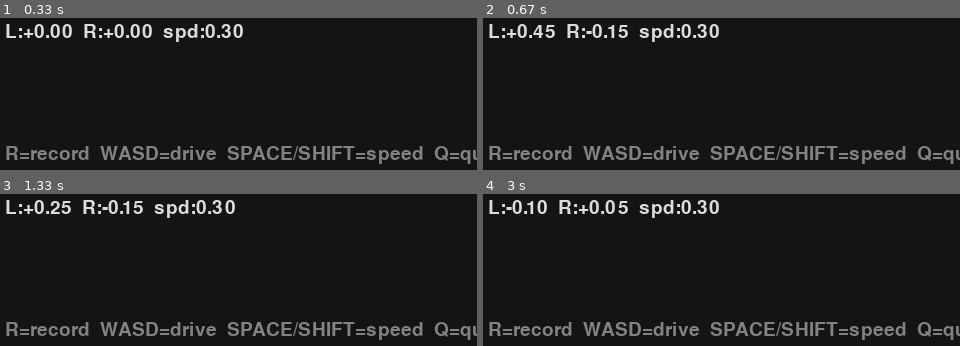
Above: before the commit, frames 1-4 (two rows, left to right).
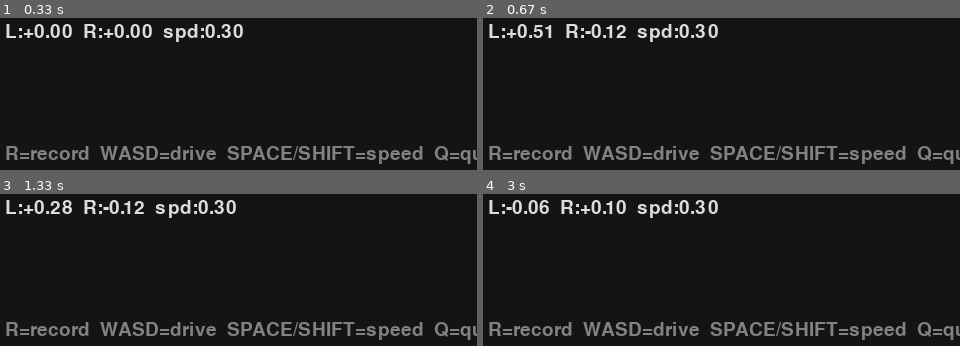
Above: after the commit, the same moments.

Repository: hchap1/drc
Game: pygame game, started from collect_data.py
Two runs of this game, one before a commit and one after it. Both use one fixed random seed, a clock stepped at 60 frames per second and the inputs below.
Inputs:
- Up to frame 1 (0.33 s): no input
- Up to frame 2 (0.67 s): hold D from 0.33 s (still down)
- Up to frame 3 (1.33 s): release D at 0.8 s; hold W 0.83-1.13 s; hold D from 1.17 s (still down)
- Up to frame 4 (3 s): release D at 1.63 s; hold A 1.67-2.2 s; hold S 2.23-2.53 s; hold A 2.57-2.97 s

Frame 1 is identical in both runs. In frame 2, 1.8% of the frame differs, in the area x 10-50%, y 3-16%; in frame 3, 1.5%; in frame 4, 2.1%, in the area x 9-50%, y 3-16%.

Commit message:
feat: increase turning aggressiveness (outer 1.5→1.7, inner 0.5→0.4)
Co-Authored-By: Claude Sonnet 4.6 <noreply@anthropic.com>

Diff:
--- a/collect_data.py
+++ b/collect_data.py
@@ -25,8 +25,8 @@
 JETSON_IP    = '192.168.4.2'
 LABEL_PORT   = 5009
 SPEED        = 0.3        # starting speed (SPACE/LSHIFT adjust)
-STEER_OUTER  = 1.5        # outside wheel boost during turn
-STEER_INNER  = 0.5        # inside wheel reverse during turn (reduced)
+STEER_OUTER  = 1.7        # outside wheel boost during turn
+STEER_INNER  = 0.4        # inside wheel reverse during turn (reduced)
 RAMP_UP      = 0.3        # seconds: 0 → full (press)
 RAMP_DOWN    = 0.05       # seconds: full → 0 (release)
 
